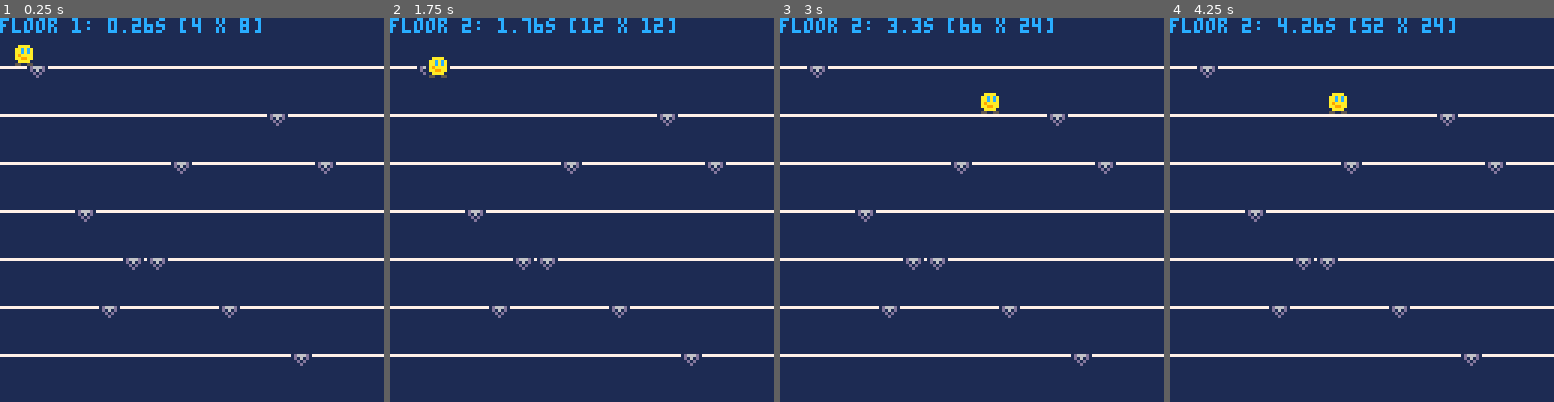
Above: before the commit, frames 1-4 (left to right).
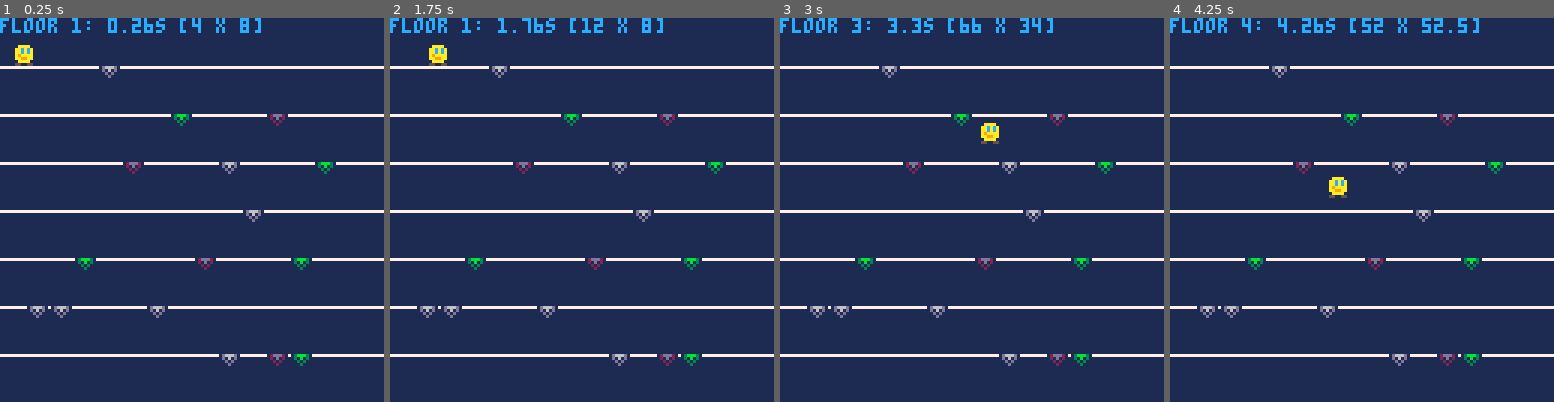
Above: after the commit, the same moments.

Repository: broquaint/pico8-carts
Game: PICO-8 cartridge firstone.p8
Same seed, same stepped clock (60 frames per second), same inputs: the game is played once before the commit and once after it.
Inputs:
- Up to frame 1 (0.25 s): no input
- Up to frame 2 (1.75 s): hold Right from 1.6 s (still down)
- Up to frame 3 (3 s): release Right at 2.1 s; hold Up 2.15-2.42 s; hold Right from 2.47 s (still down)
- Up to frame 4 (4.25 s): release Right at 3.03 s; hold Left 3.08-3.58 s; hold Right from 4.02 s (still down)

The runs differ from the first frame. In frame 1, 1.8% of the frame differs, in the area x 7-87%, y 12-91%; in frame 2, 2.3%; in frame 3, 2.3%; in frame 4, 2.5%, in the area x 7-87%, y 0-91%.

Commit message:
Add effects to the gaps
The gaps look different and have an effect on fall speed which
introduces player choice! It's gamelike!

Diff:
--- a/firstone.p8
+++ b/firstone.p8
@@ -43,9 +43,10 @@
 end
 
 function fall()
-   y += 2 -- flr(abs(dy*5))
+   y += dy
    if((y + 8) % 16 == 0) then
       falling = false
+      dy = 0
    end
 end
 
@@ -69,8 +70,16 @@
    if(not jumping and not falling) then
       for gap in all(gapset[floor] or {{-1,-1}}) do
          if(x > gap[1] and x < gap[2]) then
+            local effect = fget(gap[3])
+            if(effect == 1) then
+               dy = 1
+            elseif(effect == 2) then
+               dy = 0.5
+            else
+               dy = 2
+            end
+
             falling = true
-            dy = 0.5
             floor += 1
             sfx(1)
             break
@@ -100,7 +109,7 @@
 
       for gap in all(gapset[iy]) do
          line(gap[1], liney, gap[2] - 1, liney, 1)
-         spr(2, gap[1], liney)
+         spr(gap[3], gap[1], liney)
       end
    end
 
@@ -133,7 +142,12 @@
    return ret
 end
 
+function randn(n)
+   return flr(rnd(n)) + 1
+end
+
 gapset={}
+gapspr={2,5,6}
 function _init()
    local default_gaps={
       {8,16}, {16,24}, {24,32}, {32,40}, {40,48}, {48,56}, {56,64}, {64,72},
@@ -141,29 +155,32 @@
    }
    local gaps = copy_table(default_gaps)
    for iy=1,7 do
-      local gapcount = flr(rnd(2)) + 1
+      local gapcount = randn(3)
       gapset[iy]={}
       for idx=1,gapcount do
          -- Remove gaps so they aren't repeated across floors.
-         local gap = deli(gaps, flr(rnd(#gaps))+1)
+         local gap = deli(gaps, randn(#gaps))
+         add(gap, gapspr[randn(#gapspr)])
          gapset[iy][idx] = gap
          if(#gaps == 0) then
             gaps = copy_table(default_gaps)
          end
       end
    end
-
 end
 
 __gfx__
-000000001aaaaaa171d666d111111111111111110000000000000000000000000000000000000000000000000000000000000000000000000000000000000000
-00000000aaeeaeea11d161d111aaaa1111aaaa110000000000000000000000000000000000000000000000000000000000000000000000000000000000000000
-00700700aefaefaa111d1d111acacaa11aacaca10000000000000000000000000000000000000000000000000000000000000000000000000000000000000000
-00077000aaaaaaaa1111d1111acacaa11aacaca10000000000000000000000000000000000000000000000000000000000000000000000000000000000000000
-00077000aaaaaaaa111111111aaaa9a11a9aaaa10000000000000000000000000000000000000000000000000000000000000000000000000000000000000000
-00700700a9eaae9a111111111aa99aa11aa99aa10000000000000000000000000000000000000000000000000000000000000000000000000000000000000000
-00000000aaeeeeaa1111111111aaaa1111aaaa110000000000000000000000000000000000000000000000000000000000000000000000000000000000000000
-000000001aaaaaa11111111115511551155115510000000000000000000000000000000000000000000000000000000000000000000000000000000000000000
+000000001aaaaaa171d666d11111111111111111712ddd21713bbb31000000000000000000000000000000000000000000000000000000000000000000000000
+00000000aaeeaeea11d161d111aaaa1111aaaa111121d1211131b131000000000000000000000000000000000000000000000000000000000000000000000000
+00700700aefaefaa111d1d111acacaa11aacaca11112121111131311000000000000000000000000000000000000000000000000000000000000000000000000
+00077000aaaaaaaa1111d1111acacaa11aacaca11111211111113111000000000000000000000000000000000000000000000000000000000000000000000000
+00077000aaaaaaaa111111111aaaa9a11a9aaaa11111111111111111000000000000000000000000000000000000000000000000000000000000000000000000
+00700700a9eaae9a111111111aa99aa11aa99aa11111111111111111000000000000000000000000000000000000000000000000000000000000000000000000
+00000000aaeeeeaa1111111111aaaa1111aaaa111111111111111111000000000000000000000000000000000000000000000000000000000000000000000000
+000000001aaaaaa11111111115511551155115511111111111111111000000000000000000000000000000000000000000000000000000000000000000000000
+__gff__
+0000010000020400000000000000000000000000000000000000000000000000000000000000000000000000000000000000000000000000000000000000000000000000000000000000000000000000000000000000000000000000000000000000000000000000000000000000000000000000000000000000000000000000
+0000000000000000000000000000000000000000000000000000000000000000000000000000000000000000000000000000000000000000000000000000000000000000000000000000000000000000000000000000000000000000000000000000000000000000000000000000000000000000000000000000000000000000
 
 
 
